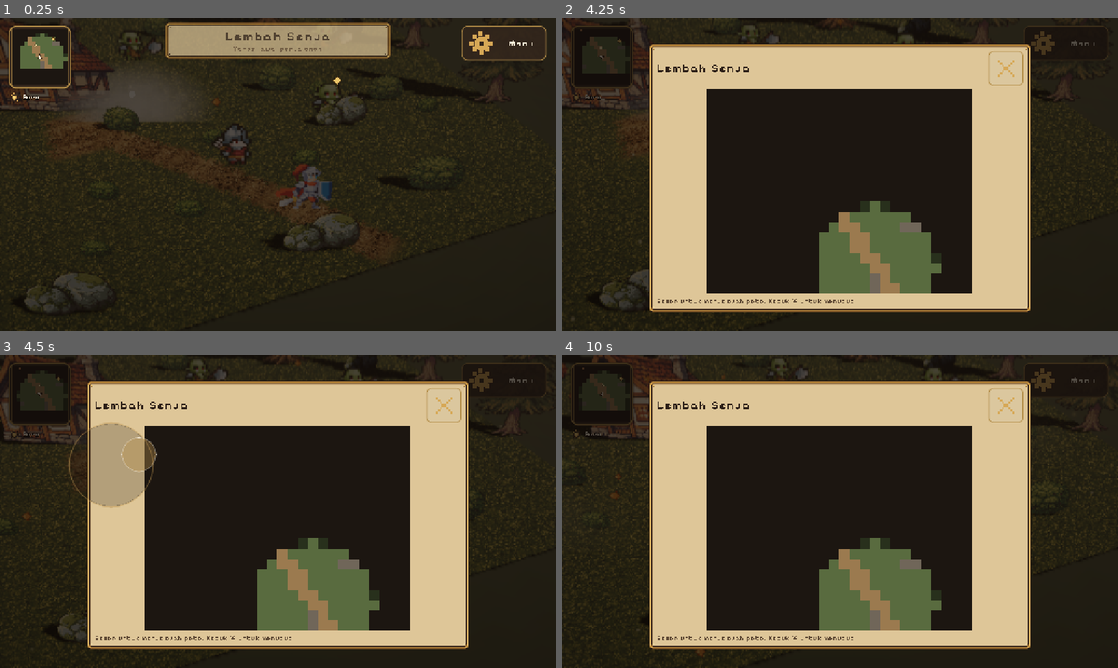
Above: before the commit, frames 1-4 (two rows, left to right).
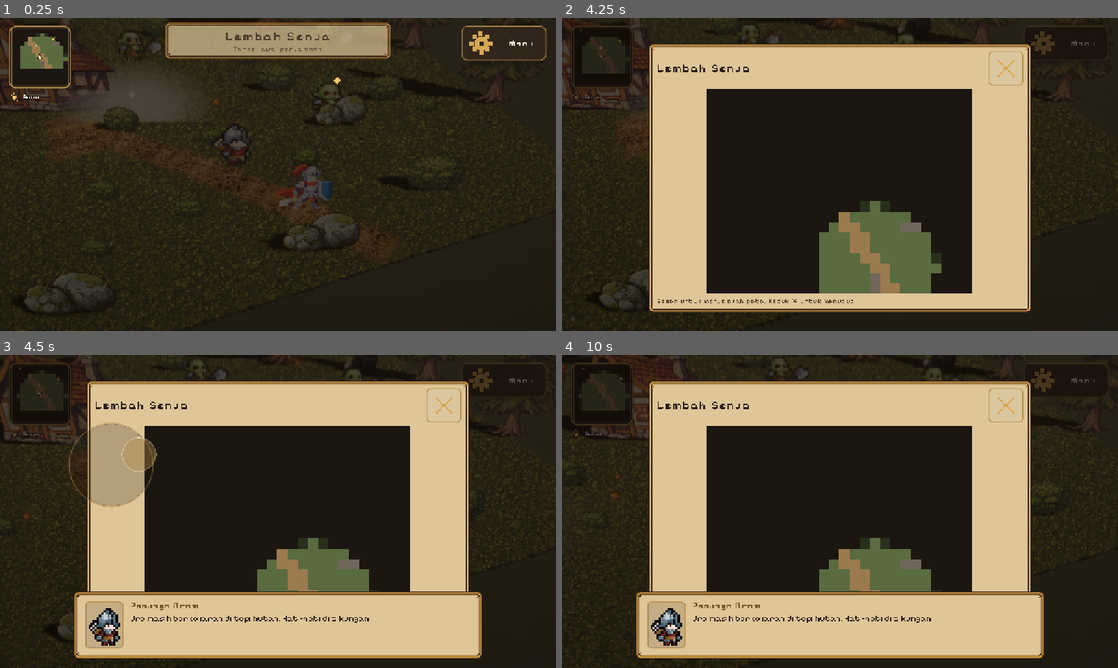
Above: after the commit, the same moments.

Repository: KyokoApp/GodotMe
Game: Godot game, scene res://game/Main.tscn
Two runs of this game, one before a commit and one after it. Both use one fixed random seed, a clock stepped at 60 frames per second and the inputs below.
Inputs (mouse positions are in pixels of both pictures, inside the frame that each line leads up to):
- Up to frame 1 (0.25 s): no input
- Up to frame 2 (4.25 s): tap Enter at 0.5, 2.1, 3.6 s; drag from (600, 55) to (895, 105) at 0.52 s; tap Space at 1.25, 3.77 s; drag from (840, 174) to (812, 237) at 1.27 s; move the mouse to (895, 105) at 2.02 s; hold Right (ui_right) 2.03-2.75 s; drag from (812, 237) to (673, 127) at 2.77 s; move the mouse to (1006, 221) at 3.52 s; hold Left (ui_left) from 3.53 s (still down)
- Up to frame 3 (4.5 s): release Left (ui_left) at 4.25 s; drag from (111, 464) to (194, 433) at 4.27 s
- Up to frame 4 (10 s): move the mouse to (867, 511) at 5.02 s; hold Down (ui_down) 5.03-5.75 s; tap Enter every 1.5 s from 5.1 to 9.6 s; click (867, 511) at 5.17 s; drag from (756, 433) to (728, 527) at 5.77 s; move the mouse to (962, 495) at 6.52 s; hold Up (ui_up) 6.53-7.25 s; tap Space at 6.77, 9.77 s; drag from (728, 527) to (812, 574) at 7.27 s; move the mouse to (895, 442) at 8.02 s; hold Down (ui_down) 8.03-8.75 s; drag from (812, 574) to (673, 464) at 8.77 s; move the mouse to (1006, 558) at 9.52 s; hold Up (ui_up) from 9.53 s (still down); click (1006, 558) at 9.67 s

Frames 1-2 are identical in both runs. In frame 3, 11% of the frame differs, in the area x 13-87%, y 75-97%; in frame 4, 11%.

Commit message:
papan nama penjaga (potret + satu kalimat) menggantikan teks bantu; ikon buku untuk Jurnal
Co-authored-by: arena-agent <297053741+arena-agent@users.noreply.github.com>

Diff:
--- a/game/game/assets/ui/atlas_ui.json
+++ b/game/game/assets/ui/atlas_ui.json
@@ -8,74 +8,80 @@
       "w": 24,
       "h": 24
     },
-    "close": {
+    "book": {
       "x": 27,
       "y": 1,
       "w": 24,
       "h": 24
     },
-    "door": {
+    "close": {
       "x": 53,
       "y": 1,
       "w": 24,
       "h": 24
     },
-    "gear": {
+    "door": {
       "x": 79,
       "y": 1,
       "w": 24,
       "h": 24
     },
-    "heart_empty": {
+    "gear": {
       "x": 105,
       "y": 1,
       "w": 24,
       "h": 24
     },
-    "heart_full": {
+    "heart_empty": {
       "x": 131,
       "y": 1,
       "w": 24,
       "h": 24
     },
-    "inspect": {
+    "heart_full": {
       "x": 157,
       "y": 1,
       "w": 24,
       "h": 24
     },
-    "map": {
+    "inspect": {
       "x": 183,
       "y": 1,
       "w": 24,
       "h": 24
     },
-    "moon": {
+    "map": {
       "x": 209,
       "y": 1,
       "w": 24,
       "h": 24
     },
-    "save": {
+    "moon": {
       "x": 235,
       "y": 1,
       "w": 24,
       "h": 24
     },
-    "sun": {
+    "save": {
       "x": 261,
       "y": 1,
       "w": 24,
       "h": 24
     },
-    "take": {
+    "sun": {
       "x": 287,
       "y": 1,
       "w": 24,
       "h": 24
     },
+    "take": {
+      "x": 313,
+      "y": 1,
+      "w": 24,
+      "h": 24
+    },
     "talk": {
-      "x": 313,
+      "x": 339,
       "y": 1,
       "w": 24,
       "h": 24
--- a/game/game/characters/CharacterWorld.gd
+++ b/game/game/characters/CharacterWorld.gd
@@ -492,9 +492,11 @@
 func _update_interaction() -> void:
 	if _down or _player == null or not is_instance_valid(_player):
 		_interaction = {}
+		_hide_name_plate()
 		return
 	if _dialogue != null and bool(_dialogue.get("is_open")):
 		_interaction = {}
+		_hide_name_plate()
 		return
 	var here := Vector2(_player.position.x, _player.position.z)
 
@@ -503,9 +505,11 @@
 		if bool(_npc.call("can_talk_to", _player)):
 			_interaction = {"kind": "talk", "label": "Bicara",
 				"pos": Vector2(_npc.position.x, _npc.position.z)}
+			_show_name_plate()
 			return
 
 	# 2. a door, or anything the map marks as worth taking, inside its radius
+	_hide_name_plate()
 	var map := _world_map()
 	if map != null:
 		var best: Dictionary = {}
@@ -560,6 +564,30 @@
 			pass
 
 
+## Who the knight is standing next to, by name, once: his name plate doubles as
+## the "you can talk to him" hint, so the HUD does not need a second element.
+func _show_name_plate() -> void:
+	if _dialogue == null or _npc == null or not is_instance_valid(_npc):
+		return
+	if not _dialogue.has_method("set_line"):
+		return
+	var defeated := 0
+	if _save != null:
+		defeated = int(_save.call("get_counter", "orcs_defeated"))
+	var greeting := "Orc masih berkeliaran di tepi hutan. Hati-hati di tikungan."
+	if defeated >= ORCS_TOTAL:
+		greeting = "Jalur sudah bersih. Terima kasih, pengembara."
+	var name_text := String(_defs["soldier"].get("display_name")) \
+		if _defs.has("soldier") else "Penjaga"
+	_dialogue.call("set_line", name_text, greeting, _portrait_for("soldier"))
+
+
+func _hide_name_plate() -> void:
+	if _dialogue != null and _dialogue.has_method("set_line") \
+			and bool(_dialogue.get("_line_only")):
+		_dialogue.call("set_line", "", "")
+
+
 func _world_map() -> RefCounted:
 	var world := get_parent()
 	if world == null or not world.has_method("map"):
--- a/game/game/characters/DialogueBox.gd
+++ b/game/game/characters/DialogueBox.gd
@@ -45,6 +45,9 @@
 var _font_title: Font
 var _open_speaker := "?"
 var _blink := 0.0
+## True while the strip is a name plate ("who is this, and can I talk to him")
+## rather than a conversation. See set_line().
+var _line_only := false
 
 
 func _ready() -> void:
@@ -151,7 +154,40 @@
 	_portrait_frame.visible = tex != null
 
 
+## A name plate, not a conversation: the speaker's name, one short greeting and
+## his portrait, shown while the knight stands within talking range with nobody
+## talking yet. Why it exists: without it the guard's own sprite stands exactly
+## where a floating hint would sit, and drawing his name over his head was the
+## only thing that made the field HUD look busy. It is also the honest place for
+## it - it disappears the moment he is out of reach or a conversation starts.
+func set_line(speaker: String, text: String, portrait: Texture2D = null) -> void:
+	if is_open:
+		return
+	if text == "":
+		_line_only = false
+		_advance.text = ""
+		visible = false
+		return
+	_line_only = true
+	visible = true
+	_typing = false
+	_choices.visible = false
+	_clear_choices()
+	_name_label.text = speaker
+	_text.text = text
+	_text.visible_ratio = 1.0
+	_advance.text = ""
+	set_portrait(portrait)
+	_fit_panel()
+	_fit_panel_later()
+
+
+func is_line_only() -> bool:
+	return _line_only
+
+
 func open(speaker: String, pages: Array, options: Array = [], portrait: Texture2D = null) -> void:
+	_line_only = false
 	_pages = pages.duplicate()
 	_options = options.duplicate()
 	_index = 0
@@ -309,6 +345,7 @@
 	if not is_open:
 		return
 	is_open = false
+	_line_only = false
 	visible = false
 	closed.emit()
 
@@ -316,7 +353,7 @@
 ## Anywhere on the screen advances - except a tap on an answer row, which the
 ## button eats before it gets here.
 func _on_root_input(event: InputEvent) -> void:
-	if not is_open:
+	if not is_open or _line_only:
 		return
 	if event is InputEventScreenTouch and (event as InputEventScreenTouch).pressed:
 		_on_advance()
--- a/game/game/ui/Menu.gd
+++ b/game/game/ui/Menu.gd
@@ -20,7 +20,7 @@
 
 const TABS := [
 	{"id": "lanjut", "label": "Lanjut", "icon": "arrow_left"},
-	{"id": "jurnal", "label": "Jurnal", "icon": "map"},
+	{"id": "jurnal", "label": "Jurnal", "icon": "book"},
 	{"id": "peta", "label": "Peta", "icon": "map"},
 	{"id": "inventori", "label": "Inventori", "icon": "take"},
 	{"id": "pengaturan", "label": "Pengaturan", "icon": "gear"},
--- a/game/game/ui/UiKit.gd
+++ b/game/game/ui/UiKit.gd
@@ -28,7 +28,7 @@
 ## missing PNG is a readable error instead of a blank button.
 const ICONS := [
 	"heart_full", "heart_empty", "sun", "moon", "gear", "save", "arrow_left",
-	"talk", "door", "inspect", "take", "map", "close",
+	"talk", "door", "inspect", "take", "map", "close", "book",
 ]
 
 ## Touch floors, in DESIGN pixels of the 1280x720 canvas.
Binary file changed: game/game/assets/ui/atlas_ui.png
Binary file added: game/game/assets/ui/icons/book.png
Not shown, changed: tools/gen_game_ui.py
